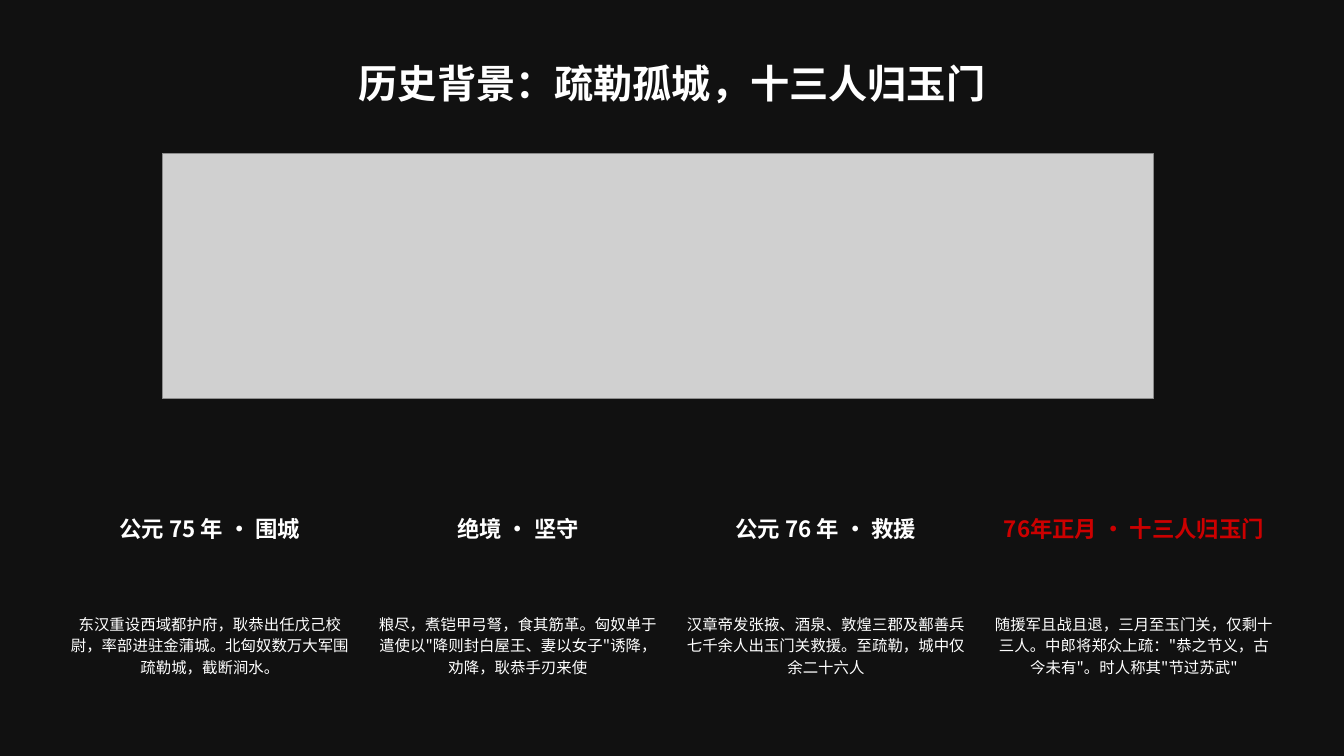
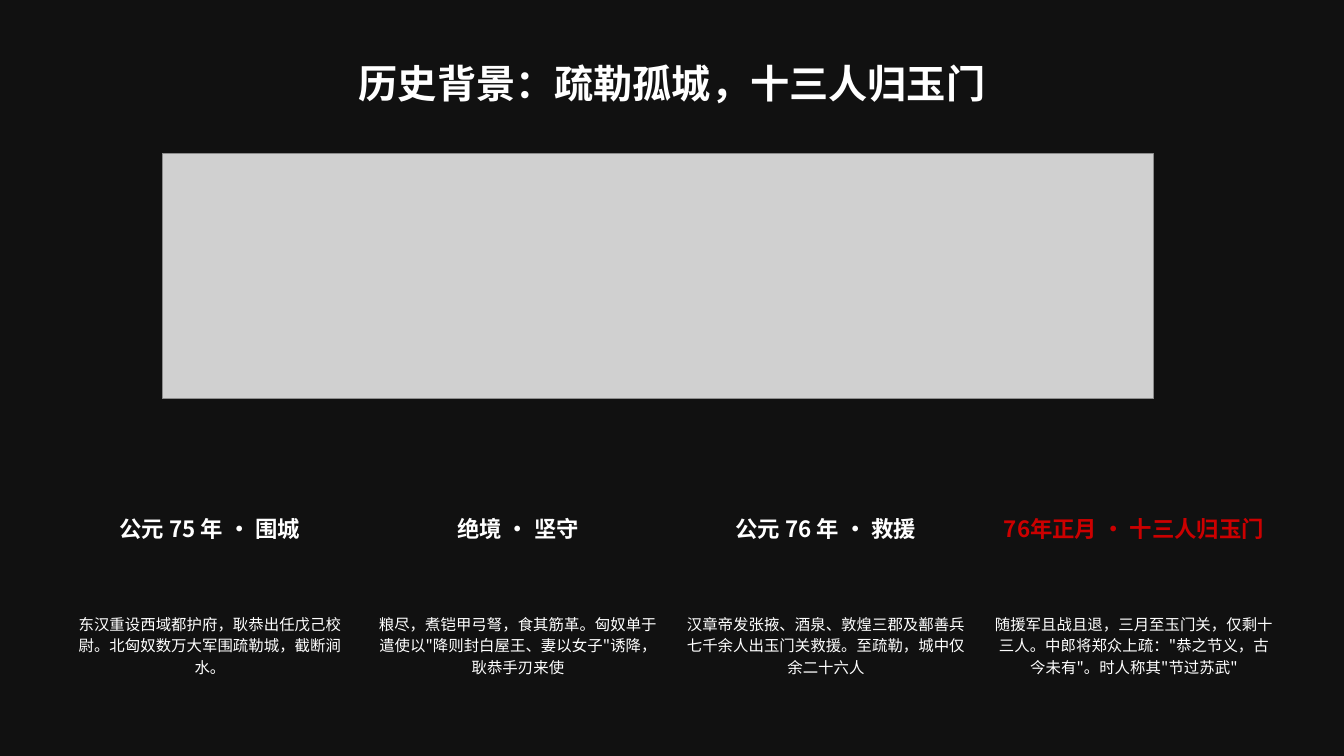
Before and after one commit to W-SEANVeen/ISF2, a slide deck: slide 4 of Docs/《孤城》VR游戏设计答辩.pptx (slide 5 before the commit). Drawn at 1344x756 pixels with LibreOffice and Linux fonts; fonts in the diff are those of the drawing; grey boxes stand for pictures; background and template pictures are left out; a plain dark background stands for a picture behind light text. Boxes give left, top, right and bottom in pixels: in the first picture for what was removed or moved away, otherwise in the second. Text is boxed around its words. In the diff, an @@ line names an element or a change of style, - is before the commit and + after.

```diff
--- a/Docs/《孤城》VR游戏设计答辩.pptx
+++ b/Docs/《孤城》VR游戏设计答辩.pptx
@@ text at box(79, 617, 341, 675): text changed @@
-东汉重设西域都护府，耿恭出任戊己校尉，率部进驻金蒲城。北匈奴数万大军围疏勒城，截断涧水。
+东汉重设西域都护府，耿恭出任戊己校尉。北匈奴数万大军围疏勒城，截断涧水。
@@ text at box(379, 617, 657, 675): text changed @@
-粮尽，煮铠甲弓弩，食其筋革。匈奴单于遣使以"降则封白屋王、妻以女子"诱降，劝降，耿恭手刃来使
+粮尽，煮铠甲弓弩，食其筋革。匈奴单于遣使以"降则封白屋王、妻以女子"诱降，耿恭手刃来使
```
Also in this commit, not shown: 9 other slides changed, 4 other files.
